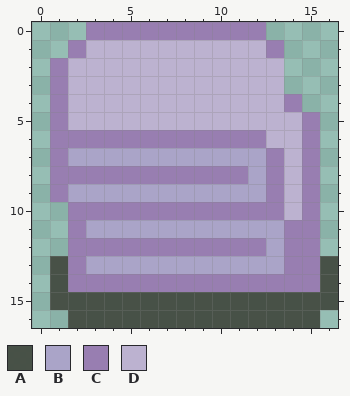
Two versions of one pixel-art file, assets/02_architecture/01_genericPieces/04_props/laundry.aseprite. That is the earlier state.
17x17 pixels, 1 frame.
Palette (. is transparent): A #444c42f3  B #aaa4c8  C #987eb1  D #bcb2d0
Pixels before, first column x 1:
 0 ..CCCCCCCCCC....
 1 .CDDDDDDDDDDC...
 2 CDDDDDDDDDDDD...
 3 CDDDDDDDDDDDD...
 4 CDDDDDDDDDDDDC..
 5 CDDDDDDDDDDDDDC.
 6 CCCCCCCCCCCCDDC.
 7 CBBBBBBBBBBBCDC.
 8 CCCCCCCCCCCBCDC.
 9 CBBBBBBBBBBBCDC.
10 .CCCCCCCCCCCCDC.
11 .CBBBBBBBBBBBCC.
12 .CCCCCCCCCCCBCC.
13 ACBBBBBBBBBBBCCA
14 ACCCCCCCCCCCCCCA
15 AAAAAAAAAAAAAAAA
16 .AAAAAAAAAAAAAA.
After the commit:
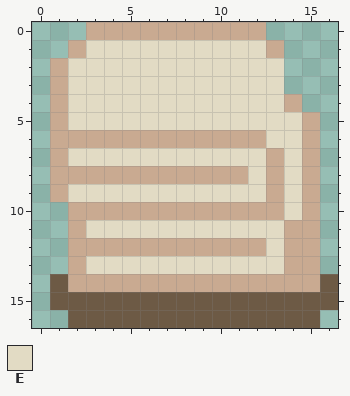
Colours new in this view: E #e2dbc4
Difference:
layer "Layer 2" added
colour A: #444c42f3 -> #6d5a45
colour C: #987eb1 -> #c9aa91
Changed rows in their new state; - is a pixel that keeps its letter.
Layer "Layer 1":
first column x 1:
 1 --EEEEEEEEEE----
 2 -EEEEEEEEEEEE---
 3 -EEEEEEEEEEEE---
 4 -EEEEEEEEEEEE---
 5 -EEEEEEEEEEEEE--
 6 ------------EE--
 7 -EEEEEEEEEEE-E--
 8 -----------E-E--
 9 -EEEEEEEEEEE-E--
10 -------------E--
11 --EEEEEEEEEEE---
12 ------------E---
13 .-EEEEEEEEEEE--.
Boxes around the changes in both pictures, in picture pixels (x1, y1, x2, y2):
changed: (50, 22, 338, 328)
